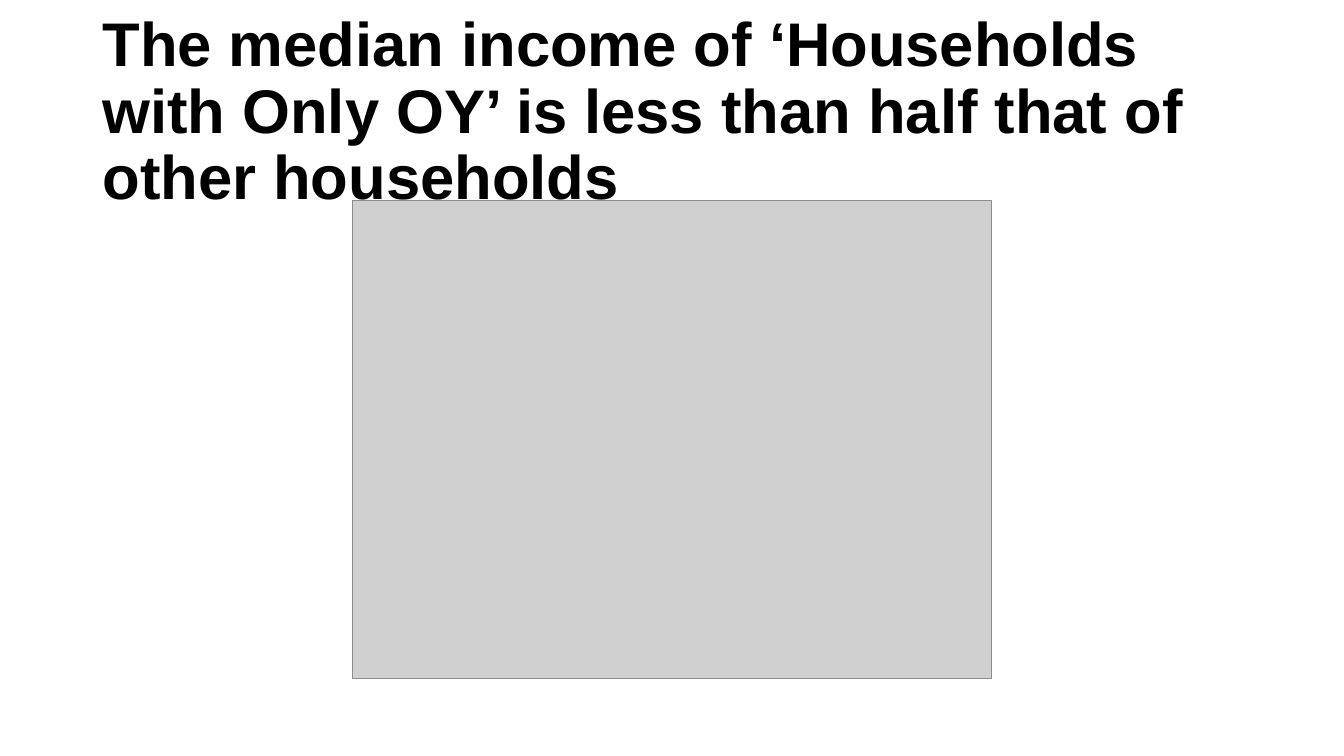
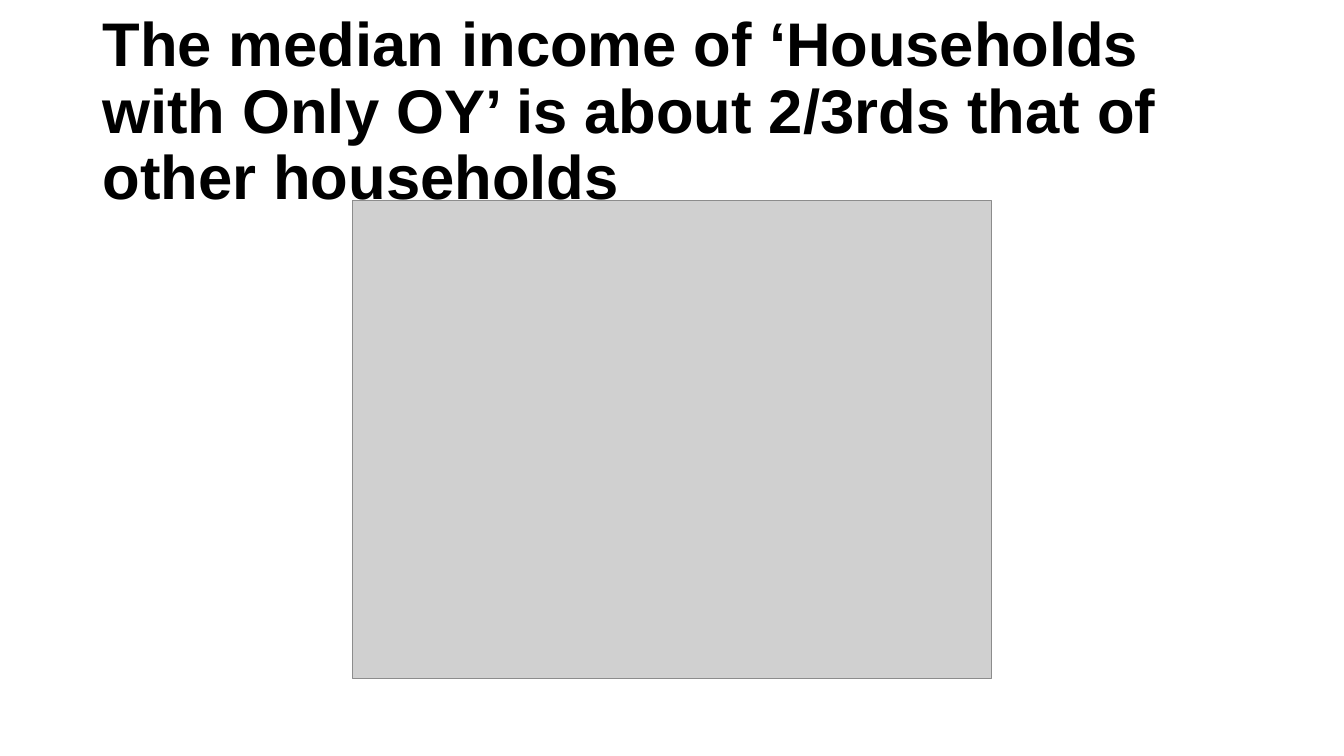
Before and after one commit to ucdiegorubi/oy_census_analysis, a slide deck: slide 18 of create_powerpoint/household_structure_estimates.pptx. Drawn at 1344x756 pixels with LibreOffice and Linux fonts; fonts in the diff are those of the drawing; grey boxes stand for pictures; background and template pictures are left out. Boxes give left, top, right and bottom in pixels: in the first picture for what was removed or moved away, otherwise in the second. Text is boxed around its words. In the diff, an @@ line names an element or a change of style, - is before the commit and + after.

```diff
--- a/create_powerpoint/household_structure_estimates.pptx
+++ b/create_powerpoint/household_structure_estimates.pptx
@@ title at [102,21,1155,211]: text changed @@
-The median income of ‘Households with Only OY’ is less than half that of other households
+The median income of ‘Households with Only OY’ is about 2/3rds that of other households
```
Also in this commit, not shown: 6 other slides changed, 1 slide added, 1 slide removed, 6 other files.
